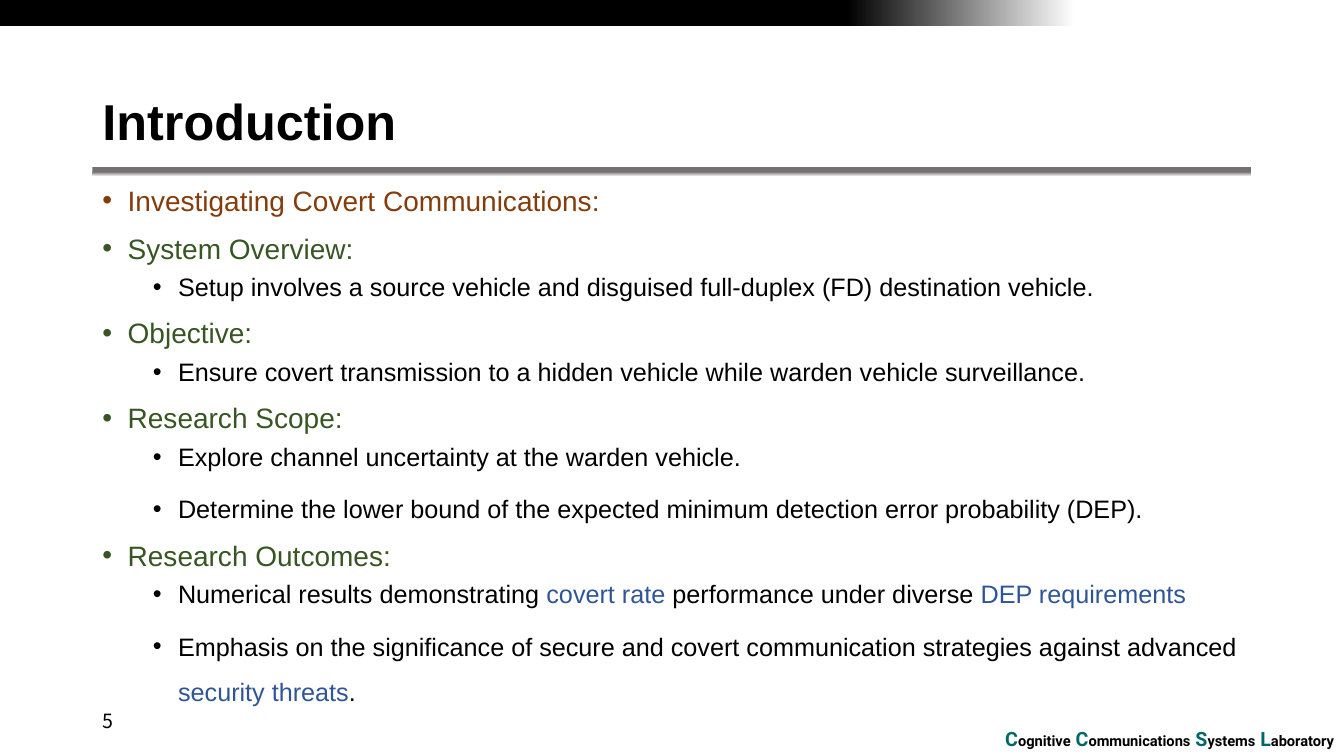
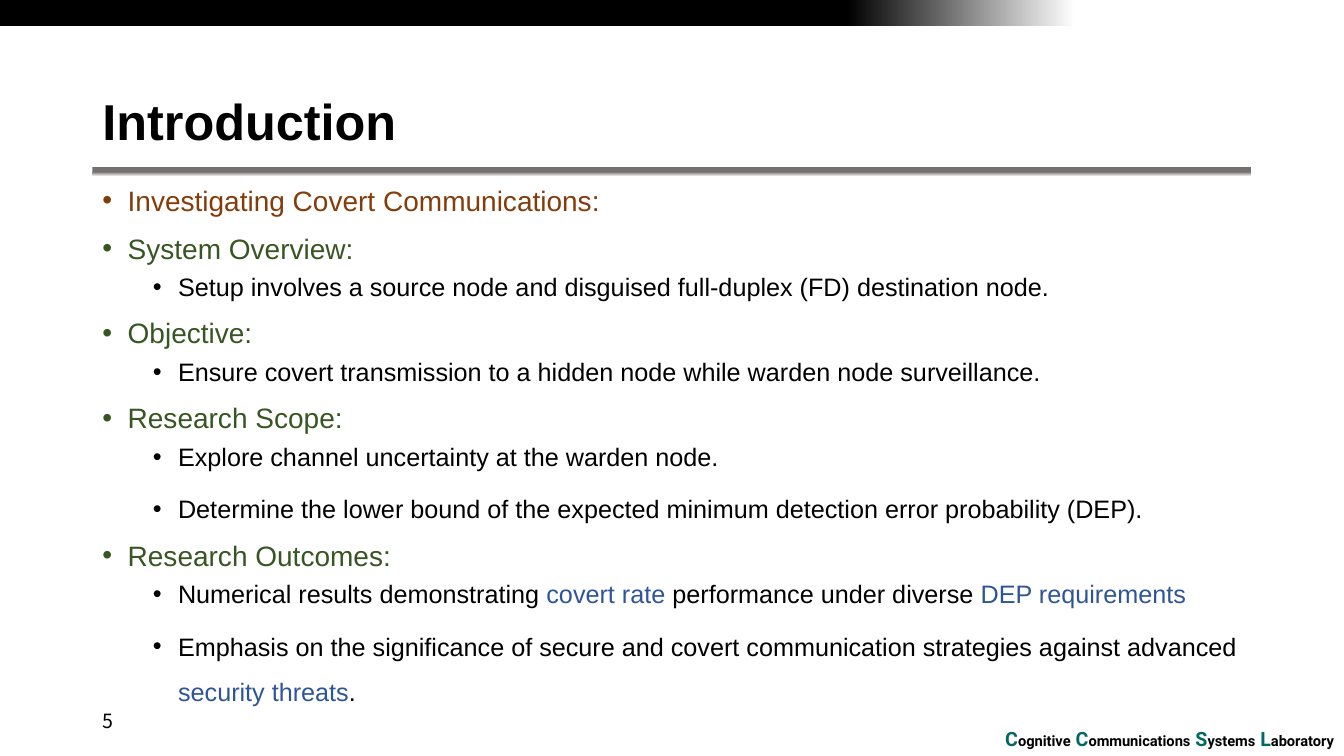
Before and after one commit to RefatHanbat/Presentation-of-SDM, a slide deck: slide 5 of winter_conference_2024.pptx. Drawn at 1344x756 pixels with LibreOffice and Linux fonts; fonts in the diff are those of the drawing; background and template pictures are left out. Boxes give left, top, right and bottom in pixels: in the first picture for what was removed or moved away, otherwise in the second. Text is boxed around its words. In the diff, an @@ line names an element or a change of style, - is before the commit and + after.

```diff
--- a/winter_conference_2024.pptx
+++ b/winter_conference_2024.pptx
@@ text at (178, 277, 1049, 302): text changed @@
-  • Setup involves a source vehicle and disguised full-duplex (FD) destination vehicle.
+  • Setup involves a source node and disguised full-duplex (FD) destination node.
@@ text at (178, 362, 1040, 382): text changed @@
-  • Ensure covert transmission to a hidden vehicle while warden vehicle surveillance.
+  • Ensure covert transmission to a hidden node while warden node surveillance.
@@ text at (178, 447, 718, 472): text changed @@
-  • Explore channel uncertainty at the warden vehicle.
+  • Explore channel uncertainty at the warden node.
```
Also in this commit, not shown: 3 other slides changed, 22 slides added, 12 slides removed.
